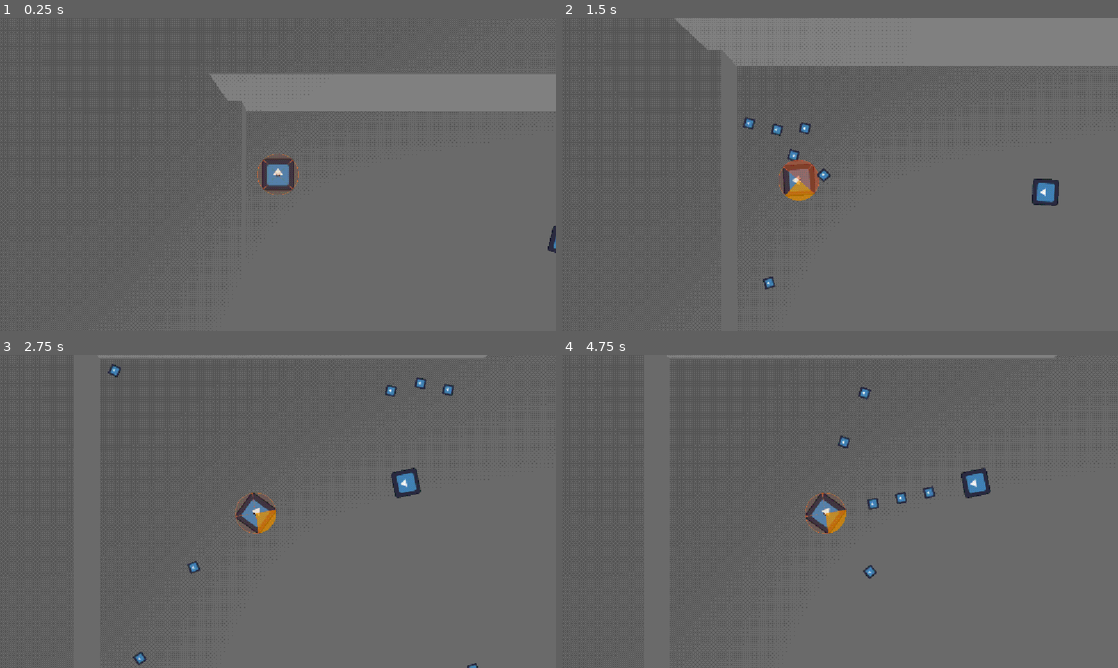
Above: before the commit, frames 1-4 (two rows, left to right).
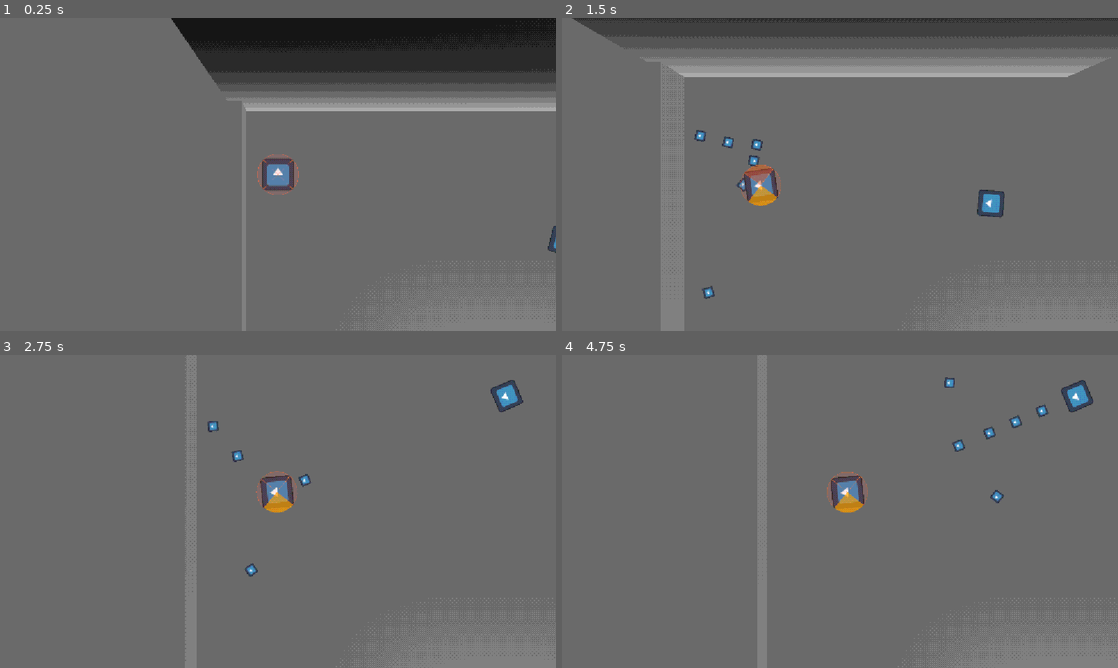
Above: after the commit, the same moments.

Repository: CasualShrub/arrow-head
Game: Godot game, scene res://scenes/levels/encounter.tscn
Same seed, same stepped clock (60 frames per second), same inputs: the game is played once before the commit and once after it. The engine's default icon, where the game draws it, is replaced by a stand-in: a white triangle on a blue panel in a dark square.
Inputs (mouse positions are in pixels of both pictures, inside the frame that each line leads up to):
- Up to frame 1 (0.25 s): no input
- Up to frame 2 (1.5 s): tap Enter at 0.5 s; move the mouse to (962, 158) at 0.52 s; hold D (move_right) 0.53-1.28 s; hold Space (fire) 0.53-1.28 s; move the mouse to (728, 190) at 1.27 s; hold S (move_down) from 1.28 s (still down); tap Space (fire) at 1.35 s
- Up to frame 3 (2.75 s): move the mouse to (333, 442) at 2.02 s; release S (move_down) at 2.03 s; hold D (move_right) from 2.03 s (still down); hold Space (fire) from 2.03 s (still down); tap R at 2.1 s
- Up to frame 4 (4.75 s): move the mouse to (812, 574) at 2.77 s; release D (move_right) at 2.78 s; release Space (fire) at 2.78 s; hold W (move_up) 2.78-3.53 s; tap Space (fire) at 2.85, 4.55 s; move the mouse to (1006, 558) at 3.52 s; hold Space (fire) 3.53-4.28 s; hold A (move_left) from 3.53 s (still down); move the mouse to (673, 464) at 4.27 s; tap R at 4.35 s

The runs differ from the first frame. In frame 1, 16% of the frame differs, in the area x 30-100%, y 0-51%; in frame 2, 15%; in frame 3, 3.3%; in frame 4, 3.5%.

Commit message:
fully implement dashing

Diff:
--- a/project.godot
+++ b/project.godot
@@ -14,10 +14,6 @@
 run/main_scene="uid://b6c1h2si8ob6l"
 config/features=PackedStringArray("4.7", "Forward Plus")
 config/icon="res://icon.svg"
-
-[audio]
-
-buses/default_bus_layout="res://default_bus_layout.tres"
 
 [autoload]
 
--- a/scenes/arrows/arrow.tscn
+++ b/scenes/arrows/arrow.tscn
@@ -12,6 +12,8 @@
 collision_mask = 5
 motion_mode = 1
 script = ExtResource("1_arrow")
+damage = 1
+free_on_finish = false
 max_bounces = 3
 decay_time = 2.0
 
--- a/scenes/levels/encounter.tscn
+++ b/scenes/levels/encounter.tscn
@@ -2,12 +2,16 @@
 
 [ext_resource type="Script" uid="uid://cm3vh4qq01y8d" path="res://scripts/encounter.gd" id="1_jhehw"]
 [ext_resource type="PackedScene" uid="uid://boryk37cbh1nx" path="res://scenes/player.tscn" id="2_br6g5"]
-[ext_resource type="Texture2D" uid="uid://cp4cnsely21gy" path="res://art/player/eye_normal.png" id="3_56ldr"]
-[ext_resource type="Texture2D" uid="uid://ddhrf02nv342f" path="res://art/player/eyes_lowHP.png" id="4_05mp8"]
-[ext_resource type="Texture2D" uid="uid://bxkglylm44xg" path="res://art/player/eyes_hit.png" id="5_r3cvk"]
+[ext_resource type="Shader" uid="uid://buv2tktnh5ufo" path="res://shaders/fade.gdshader" id="3_cms0e"]
 [ext_resource type="Script" uid="uid://doms8x46cr1tt" path="res://scripts/camera.gd" id="6_02f36"]
 [ext_resource type="PackedScene" uid="uid://b8rs35o7f45v0" path="res://scenes/enemies/enemy.tscn" id="7_rjfe4"]
 [ext_resource type="Shader" uid="uid://dnw37cynwb7od" path="res://shaders/screen_effect.gdshader" id="8_2xc7y"]
+
+[sub_resource type="ShaderMaterial" id="ShaderMaterial_a3kad"]
+render_priority = 0
+shader = ExtResource("3_cms0e")
+shader_parameter/wall_height = 0.51
+shader_parameter/fade_start = -0.04
 
 [sub_resource type="Environment" id="Environment_ub6uw"]
 
@@ -38,9 +42,9 @@
 
 [node name="Player" parent="SubViewportContainer/SubViewport/World" unique_id=508579643 instance=ExtResource("2_br6g5")]
 unique_name_in_owner = true
-eyes_normal = ExtResource("3_56ldr")
-eyes_lowhp = ExtResource("4_05mp8")
-eyes_hit = ExtResource("5_r3cvk")
+eyes_lowhp = null
+burn_drift_speed = 240.0
+burn_redrift = 0.14
 
 [node name="Enemies" type="Node3D" parent="SubViewportContainer/SubViewport/World" unique_id=1185931971]
 unique_name_in_owner = true
@@ -56,10 +60,11 @@
 size = Vector3(4.2052155, 1.4382324, 100)
 
 [node name="CSGBox3D3" type="CSGBox3D" parent="SubViewportContainer/SubViewport/World" unique_id=1883586222]
-transform = Transform3D(1, 0, 0, 0, 1, 0, 0, 0, 1, 3.9434004, 0.3557061, -25.800964)
+transform = Transform3D(1, 0, 0, 0, 1, 0, 0, 0, 1, 3.9434004, 0.7292166, -25.800964)
 use_collision = true
 collision_layer = 4
-size = Vector3(10.082903, 2.6455078, 48.39807)
+size = Vector3(10.082903, 4.7579346, 48.39807)
+material = SubResource("ShaderMaterial_a3kad")
 
 [node name="CameraPivot" type="Node3D" parent="SubViewportContainer/SubViewport/World" unique_id=1563753267 node_paths=PackedStringArray("player")]
 transform = Transform3D(1, 0, 0, 0, -4.371139e-08, 1, 0, -1, -4.371139e-08, 0, 3.7000048, 0)
--- a/scenes/player.tscn
+++ b/scenes/player.tscn
@@ -6,9 +6,18 @@
 [ext_resource type="Texture2D" uid="uid://ssnmuf3en2ae" path="res://icon.svg" id="4_dqkch"]
 [ext_resource type="Shader" uid="uid://bfi638v144t8g" path="res://shaders/sector_visualiser.gdshader" id="5_qlg0r"]
 [ext_resource type="Script" uid="uid://bdywsusg7sgug" path="res://scripts/components/sectors_component.gd" id="6_tuyoq"]
+[ext_resource type="Script" uid="uid://8jd6wlvsiper" path="res://scripts/components/dash_preview_component.gd" id="6_ur7pv"]
 
 [sub_resource type="SphereShape3D" id="SphereShape3D_tuyoq"]
 radius = 0.4
+
+[sub_resource type="StandardMaterial3D" id="StandardMaterial3D_smehm"]
+transparency = 1
+shading_mode = 0
+albedo_color = Color(0.2, 0.8, 1, 0.5)
+
+[sub_resource type="PlaneMesh" id="PlaneMesh_smehm"]
+size = Vector2(0.06, 2.3)
 
 [sub_resource type="ShaderMaterial" id="ShaderMaterial_fjrip"]
 render_priority = 0
@@ -32,9 +41,13 @@
 input = NodePath("Input")
 health = NodePath("Health")
 sectors = NodePath("Sectors")
-dash_time = 0.2
-eyes_lowhp = 0.36
-eyes_hit_time = Array[int]([1, 2, 1, 2])
+dash_cooldown = 1.0
+slowdown = 0.1
+slowdown_speed = 0.1
+eyes_hit_time = 2.5
+burn_duration = 24.0
+freeze_duration = 240.0
+burn_spin_speed = 0.14
 
 [node name="Collider" type="CollisionShape3D" parent="." unique_id=1401584448]
 unique_name_in_owner = true
@@ -63,6 +76,36 @@
 double_sided = false
 texture = ExtResource("4_dqkch")
 
+[node name="Eyes" type="Sprite3D" parent="." unique_id=1271957415]
+unique_name_in_owner = true
+transform = Transform3D(0.2, 4.612803e-16, 4.440892e-16, -8.881784e-16, -8.74228e-09, 0.2, -1.9106858e-16, -0.2, -8.742278e-09, 0, 0.005001202, 0)
+double_sided = false
+texture = ExtResource("4_dqkch")
+
+[node name="DashPreview" type="Node3D" parent="." unique_id=2127933487]
+unique_name_in_owner = true
+transform = Transform3D(1, -9.553433e-16, -4.175938e-23, 0, -4.371139e-08, 1, -9.553433e-16, -1, -4.371139e-08, 0, 0.005001202, 0)
+script = ExtResource("6_ur7pv")
+
+[node name="PreviewSprite" type="Sprite3D" parent="DashPreview" unique_id=575402793]
+unique_name_in_owner = true
+transform = Transform3D(0.6, 5.7320594e-16, -2.664535e-15, -5.7320594e-16, 0.6, -3.5527137e-15, 2.664535e-15, 3.5527137e-15, 0.6, -1.7586947e-14, 2.2019837, -0.025005914)
+modulate = Color(0.2, 0.8, 1, 0.5019608)
+double_sided = false
+texture = ExtResource("4_dqkch")
+
+[node name="PreviewLine" type="MeshInstance3D" parent="DashPreview" unique_id=210041512]
+unique_name_in_owner = true
+transform = Transform3D(1, -4.440891e-15, 1.941175e-22, 0, -4.371139e-08, -1, 4.440891e-15, 1, -4.371139e-08, -1.4279812e-14, 1.0578076, -0.108490616)
+material_override = SubResource("StandardMaterial3D_smehm")
+gi_mode = 0
+mesh = SubResource("PlaneMesh_smehm")
+
+[node name="DashCast" type="RayCast3D" parent="DashPreview" unique_id=1998594313]
+unique_name_in_owner = true
+target_position = Vector3(0, 0.74, 0)
+collision_mask = 4
+
 [node name="Sectors" type="MeshInstance3D" parent="." unique_id=9603647]
 transform = Transform3D(-0.70710677, -0.70710677, -3.090862e-08, 0, -4.371139e-08, 1, -0.70710677, 0.70710677, 3.090862e-08, 0, 0.015167683, 0)
 material_override = SubResource("ShaderMaterial_fjrip")
@@ -70,16 +113,16 @@
 script = ExtResource("6_tuyoq")
 relative_aim = true
 
-[node name="Eyes" type="Sprite3D" parent="." unique_id=1271957415]
-unique_name_in_owner = true
-transform = Transform3D(0.2, 0, 0, 0, -8.742278e-09, 0.2, 0, -0.2, -8.742278e-09, 0, 0.005001202, 0)
-double_sided = false
-texture = ExtResource("4_dqkch")
-
 [node name="Dashing" type="Timer" parent="." unique_id=1626444411]
 unique_name_in_owner = true
 wait_time = 0.05
 one_shot = true
 
+[node name="DashDebounce" type="Timer" parent="." unique_id=389554828]
+unique_name_in_owner = true
+wait_time = 0.001
+one_shot = true
+
 [connection signal="changed" from="Sectors" to="." method="_on_sectors_changed"]
 [connection signal="changed" from="Sectors" to="Sectors" method="_on_changed"]
+[connection signal="timeout" from="Dashing" to="." method="_on_dashing_timeout"]
--- /dev/null
+++ b/scripts/components/dash_preview_component.gd
@@ -0,0 +1,93 @@
+extends Node3D
+class_name DashPreviewComponent
+
+@export var color := Color(0.2, 0.8, 1.0, 0.502)
+@export var highlight_color := Color(1.0, 0.2, 0.2, 1.0)
+@export var width := 0.4
+@export var cast_offset := 0.4
+
+@onready var _dash_cast: RayCast3D = %DashCast
+@onready var _sprite: Sprite3D = %PreviewSprite
+@onready var _line: MeshInstance3D = %PreviewLine
+
+const _ENEMY_LAYER := 1 << 3
+
+var _highlighted: Array[Enemy] = []
+
+func _update_sprite(pos: Vector3) -> void:
+	_sprite.global_position = pos
+
+func _update_line(start: Vector3, end: Vector3) -> void:
+	var direction = end - start
+	var distance = direction.length()
+
+	_line.global_position = start + direction / 2
+	_line.mesh.size.y = distance
+	_line.look_at(end, Vector3.UP)
+
+func _update_highlight(new_targets: Array[Enemy]) -> void:
+	for enemy in _highlighted:
+		if not enemy in new_targets:
+			enemy.highlight_off()
+
+	for enemy in new_targets:
+		if not enemy in _highlighted:
+			enemy.highlight_on(highlight_color)
+	_highlighted = new_targets
+
+func get_enemies_in_path(start: Vector3, end: Vector3) -> Array[Enemy]:
+	var result: Array[Enemy] = []
+	var seen := {}
+
+	var shape = SphereShape3D.new()
+	shape.radius = width
+
+	var distance = start.distance_to(end)
+	var steps = ceil(distance / 0.5)
+
+	var space = get_world_3d().direct_space_state
+
+	for i in range(steps + 1):
+		var pos = start.lerp(end, float(i) / steps)
+
+		var query = PhysicsShapeQueryParameters3D.new()
+		query.shape = shape
+		query.transform = Transform3D(Basis(), pos)
+		query.collision_mask = _ENEMY_LAYER
+
+		for hit in space.intersect_shape(query):
+			var enemy = hit.collider
+
+			if enemy is Enemy and not seen.has(enemy):
+				seen[enemy] = true
+				result.append(enemy)
+	return result
+
+func get_end(target: Vector3) -> Vector3:
+	var dist := global_position.distance_to(target) + cast_offset
+	_dash_cast.target_position = Vector3(0, dist, 0)
+	_dash_cast.force_raycast_update()
+	if _dash_cast.is_colliding():
+		var new_target := _dash_cast.get_collision_point()
+		var new_dist := global_position.distance_to(new_target)
+		new_dist -= cast_offset
+		print("was colliding: ", global_position + global_position.direction_to(new_target) * new_dist)
+		return global_position + global_position.direction_to(new_target) * new_dist
+	else:
+		return target
+
+func update(start: Vector3, end: Vector3) -> void:
+	end = get_end(end)
+	_update_line(start, end)
+	_update_sprite(end)
+	var found := get_enemies_in_path(start, end)
+	_update_highlight(found)
+
+func _notification(what: int) -> void:
+	if what == NOTIFICATION_VISIBILITY_CHANGED:
+		_update_highlight([])
+
+func _ready() -> void:
+	hide()
+	_sprite.modulate = color
+	_line.material_override.color = color
--- a/scripts/components/input_component.gd
+++ b/scripts/components/input_component.gd
@@ -1,28 +1,26 @@
 extends Node
 class_name InputComponent
 
-signal move_direction_changed(direction: Vector2)
-signal action_pressed(action: String)
-
-var _last_direction := Vector2.ZERO
-
-var _wants_fire := false
+var _fire_pressed := false
+var _fire_released := false
 
 func get_direction() -> Vector2:
 	return Input.get_vector("move_left", "move_right", "move_up", "move_down")
 
-func consume_fire() -> bool:
-	if _wants_fire:
-		_wants_fire = false
+func consume_fire_pressed() -> bool:
+	if _fire_pressed:
+		_fire_pressed = false
 		return true
 	return false
 
-func _poll_input(_delta: float) -> void:
-	var direction := get_direction()
-	if direction != _last_direction:
-		_last_direction = direction
-		move_direction_changed.emit(direction)
+func consume_fire_released() -> bool:
+	if _fire_released:
+		_fire_released = false
+		return true
+	return false
 
 func _input(event: InputEvent) -> void:
 	if event.is_action_pressed("fire"):
-		_wants_fire = true
+		_fire_pressed = true
+	elif event.is_action_released("fire"):
+		_fire_released = true
--- a/scripts/components/sectors_component.gd
+++ b/scripts/components/sectors_component.gd
@@ -123,7 +123,6 @@
 	return s
 
 func occupied(sectors: Array[int]) -> bool:
-	print("getting occupied",_stored)
 	for i in sectors:
 		if _stored[i] == null: return false
 	return true
--- a/scripts/encounter.gd
+++ b/scripts/encounter.gd
@@ -37,7 +37,6 @@
 func start() -> void:
 	var enemies := find_children("*", "Enemy")
 	for e in enemies:
-		print(e)
 		add_enemy(e)
 	add_player(player)
 	_ongoing = true
--- a/scripts/enemy.gd
+++ b/scripts/enemy.gd
@@ -32,8 +32,7 @@
 var _movement_pattern: Dictionary[float, Vector3] = {}
 var _movement_pattern_start: float
 
-func get_hit(arrow: Arrow) -> void:
-	arrow.deactivate()
+func get_hit() -> void:
 	if is_dead():
 		return
 	health.take_damage(1)
@@ -231,6 +230,12 @@
 	if _sprite:
 		_sprite.texture = tex
 
+func highlight_on(c: Color) -> void:
+	_sprite.modulate = c
+
+func highlight_off() -> void:
+	_sprite.modulate = Color(1, 1, 1, 1)
+
 func _physics_process(delta: float) -> void:
 	if Engine.is_editor_hint(): return
 	if is_dead(): return
--- a/scripts/player.gd
+++ b/scripts/player.gd
@@ -11,16 +11,11 @@
 @onready var _camera: Camera3D = %Camera
 @onready var _recovery: Timer = %Recovery
 @onready var _dashing: Timer = %Dashing
+@onready var _dash_debounce: Timer = %DashDebounce
 @onready var _sprite: Sprite3D = %Sprite
 @onready var _collider: CollisionShape3D = %Collider
 
 @export var speed := 6.0
-@export_group("arrows")
-@export var fire_cooldown := 1.0:
-	set(value):
-		if value < 0: value = 0
-		%FireDebounce.wait_time = value
-		fire_cooldown = value
 @export_group("dashing")
 @export var dash_time: float:
 	set(value):
@@ -29,7 +24,16 @@
 	get:
 		if not _dashing: return -1.0
 		return _dashing.wait_time
+@export var dash_cooldown: float:
+	set(value):
+		if not _dash_debounce: return
+		_dash_debounce.wait_time = value
+	get:
+		if not _dash_debounce: return 0.0
+		return _dash_debounce.wait_time
 @export var max_dash_distance := 10.0
+@export var slowdown := 0.4
+@export var slowdown_speed := 0.5
 @export_group("hurt")
 @export var hurt_radius := 0.4:
 	set(value):
@@ -86,6 +90,10 @@
 
 var _dash_vel: Vector3
 
+var _in_slowdown := false
+var _slowmo_tween: Tween
+
+@onready var _preview: DashPreviewComponent = %DashPreview
 @onready var _eyes: Sprite3D = %Eyes
 @onready var _arrows: Node3D = %Arrows
 
@@ -149,13 +157,14 @@
 	if is_dead():
 		arrow.deactivate()
 		return
+	if is_dashing():
+		return
 	var sector := sectors.get_sector_from_position(arrow.global_position)
-	var correct := is_correct_catch(arrow, sector)
 	if try_embed_arrow(arrow, sector):
 		arrow.stick(_arrows)
 		SoundManager.play("Q%d_fill" % clampi(sector + 1, 1, 4))
 		SoundManager.play("apple_damage1" if arrow.kind != Arrow.Kind.NORMAL else "apple_damage2")
-		if not correct:
+		if not is_correct_catch(arrow, sector):
 			_apply_debuff(arrow.kind)
 	else:
 		arrow.queue_free()
@@ -199,24 +208,68 @@
 	if not _dashing: return false
 	return not _dashing.is_stopped()
 
+func _can_dash() -> bool:
+	if not _dash_debounce: return false
+	return not is_dead() and _in_slowdown
+
+func _try_dash() -> bool:
+	if not _can_dash(): return false
+	for e in sectors.get_stored():
+		if e is EmbeddedArrow: #and e.is_firing_enabled():
+			print("dashing")
+			var mouse_pos := get_mouse_world_position()
+			mouse_pos = _preview.get_end(mouse_pos)
+			var mouse_offset := mouse_pos - global_position
+			_dash(mouse_offset)
+			return true
+	return false
+
 func _dash(dir: Vector3) -> void:
 	var dir_len := dir.length()
 	if dir_len < 0.001: return
 	if dir_len > max_dash_distance:
 		dir = dir.normalized() * max_dash_distance
-	print("dir:",dir)
 	_dash_vel = dir / _dashing.wait_time
+	var collided := _preview.get_enemies_in_path(global_position, global_position + dir)
+	for e in collided:
+		e.get_hit()
+	_exit_slowdown()
 	_dashing.start()
 
-func _try_dash() -> bool:
+func _can_slowdown() -> bool:
+	var flag := false
 	for e in sectors.get_stored():
-		if e is EmbeddedArrow: #and e.is_firing_enabled():
-			print("dashing")
-			var mouse_pos := get_mouse_world_position()
-			var mouse_offset := mouse_pos - global_position
-			_dash(mouse_offset)
-			return true
-	return false
+		if e is EmbeddedArrow:
+			flag = true
+			break
+	return not is_dead() and not is_dashing() and not _in_slowdown and _dash_debounce.is_stopped() and flag
+
+func _try_start_slowdown() -> bool:
+	print("trying start")
+	if not _can_slowdown(): return false
+	_enter_slowdown()
+	return true
+
+func _try_cancel_slowdown() -> bool:
+	if not _in_slowdown: return false
+	_exit_slowdown()
+	return true
+
+func _enter_slowdown() -> void:
+	print("slowing")
+	_in_slowdown = true
+	_preview.show()
+	_set_time_scale(slowdown, slowdown_speed)
+
+func _exit_slowdown() -> void:
+	_in_slowdown = false
+	_preview.hide()
+	_set_time_scale(1.0, 0.0)
+
+func _set_time_scale(target: float, duration: float) -> void:
+	if _slowmo_tween: _slowmo_tween.kill()
+	_slowmo_tween = create_tween()
+	_slowmo_tween.tween_property(Engine, "time_scale", target, duration)
 
 func _fire(arrow: Arrow, angle: float) -> void:
 	var fire_dir := get_facing().rotated(Vector3.UP, angle)
@@ -265,7 +318,7 @@
 	_burn_time = 0.0
 	_freeze_time = 0.0
 	_sprite.modulate = Color.WHITE
-	print("You died!")
+	print("died")
 	sectors.clear_stored()
 	SoundManager.play("apple_death")
 	died.emit()
@@ -274,6 +327,13 @@
 	if sectors.full():
 		enable_firing()
 
+func _on_dashing_timeout() -> void:
+	if dash_cooldown > 0.001:
+		_dash_debounce.start()
+
+func _update_slowdown(_delta: float) -> void:
+	pass
+
 func _update_dash(_delta: float) -> void:
 	velocity = _dash_vel
 	move_and_slide()
@@ -281,8 +341,11 @@
 func _physics_process(delta: float) -> void:
 	if Engine.is_editor_hint(): return
 	if is_dead(): return
-	if input.consume_fire():
-		_try_dash()
+	if input.consume_fire_pressed():
+		_try_start_slowdown()
+	if input.consume_fire_released():
+		if not _try_dash():
+			_try_cancel_slowdown()
 	if is_burning():
 		# careen chaotically: re-roll the drift direction on a short random timer
 		_burn_redrift -= delta
@@ -296,6 +359,13 @@
 			_update_dash(delta)
 		else:
 			_move(input.get_direction(), delta)
+		if _in_slowdown:
+			_update_slowdown(delta)
+
+func _update_preview(_delta: float) -> void:
+	var pos := get_mouse_world_position()
+	pos.y = global_position.y
+	_preview.update(global_position, pos)
 
 func _process(delta: float) -> void:
 	if Engine.is_editor_hint(): return
@@ -306,6 +376,8 @@
 		_burn_spin(delta)
 	elif not is_frozen():
 		face_mouse()
+	if _in_slowdown:
+		_update_preview(delta)
 	_update_status_tint()
 
 func _ready() -> void:
--- /dev/null
+++ b/shaders/fade.gdshader
@@ -0,0 +1,16 @@
+shader_type spatial;
+
+uniform float wall_height = 4.0;
+uniform float fade_start = 0.5; // fraction of height
+
+varying float height_factor;
+
+void vertex() {
+    height_factor = clamp(VERTEX.y / wall_height, 0.0, 1.0);
+}
+
+void fragment() {
+    float fade = smoothstep(fade_start, 1.0, height_factor);
+
+    ALBEDO *= (1.0 - fade);
+}
--- a/shaders/screen_effect.gdshader
+++ b/shaders/screen_effect.gdshader
@@ -1,16 +1,14 @@
 shader_type canvas_item;
 
 uniform sampler2D screen_tex : hint_screen_texture;
-
-uniform float color_steps : hint_range(4.0, 32.0) = 12.0;
+uniform float color_steps : hint_range(4.0, 32.0) = 16.0;
 uniform float dither_strength : hint_range(0.0, 1.0) = 0.25;
 
-// 4x4 Bayer (subtle dithering only)
 const float bayer[16] = float[](
-    0.0,  8.0,  2.0, 10.0,
-    12.0, 4.0, 14.0, 6.0,
-    3.0, 11.0, 1.0, 9.0,
-    15.0, 7.0, 13.0, 5.0
+    0.0, 8.0, 2.0, 10.0,
+    12.0,4.0,14.0,6.0,
+    3.0,11.0,1.0,9.0,
+    15.0,7.0,13.0,5.0
 );
 
 float dither(vec2 p) {
@@ -19,18 +17,16 @@
 }
 
 vec3 quant(vec3 c, float steps) {
-    return floor(c * steps) / steps;
+    return floor(c * steps + 0.5) / steps;
 }
 
 void fragment() {
-    vec2 uv = SCREEN_UV;
+    vec3 col = texture(screen_tex, SCREEN_UV).rgb;
 
-    vec3 col = texture(screen_tex, uv).rgb;
+    col += dither(FRAGCOORD.xy) *
+           (1.0 / color_steps) *
+           dither_strength;
 
-    // very subtle dithering (just to break banding)
-    col += dither(FRAGCOORD.xy) * (1.0 / color_steps) * dither_strength;
-
-    // soft quantization (NOT harsh bitcrush)
     col = quant(col, color_steps);
 
     COLOR = vec4(col, 1.0);
Not shown, added: scripts/components/dash_preview_component.gd.uid
Not shown, added: shaders/fade.gdshader.uid
